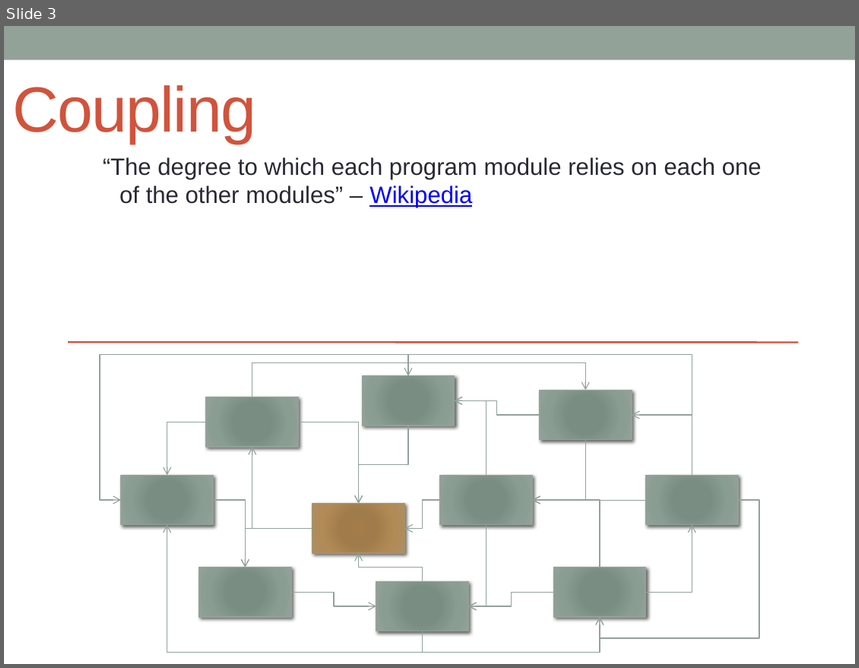
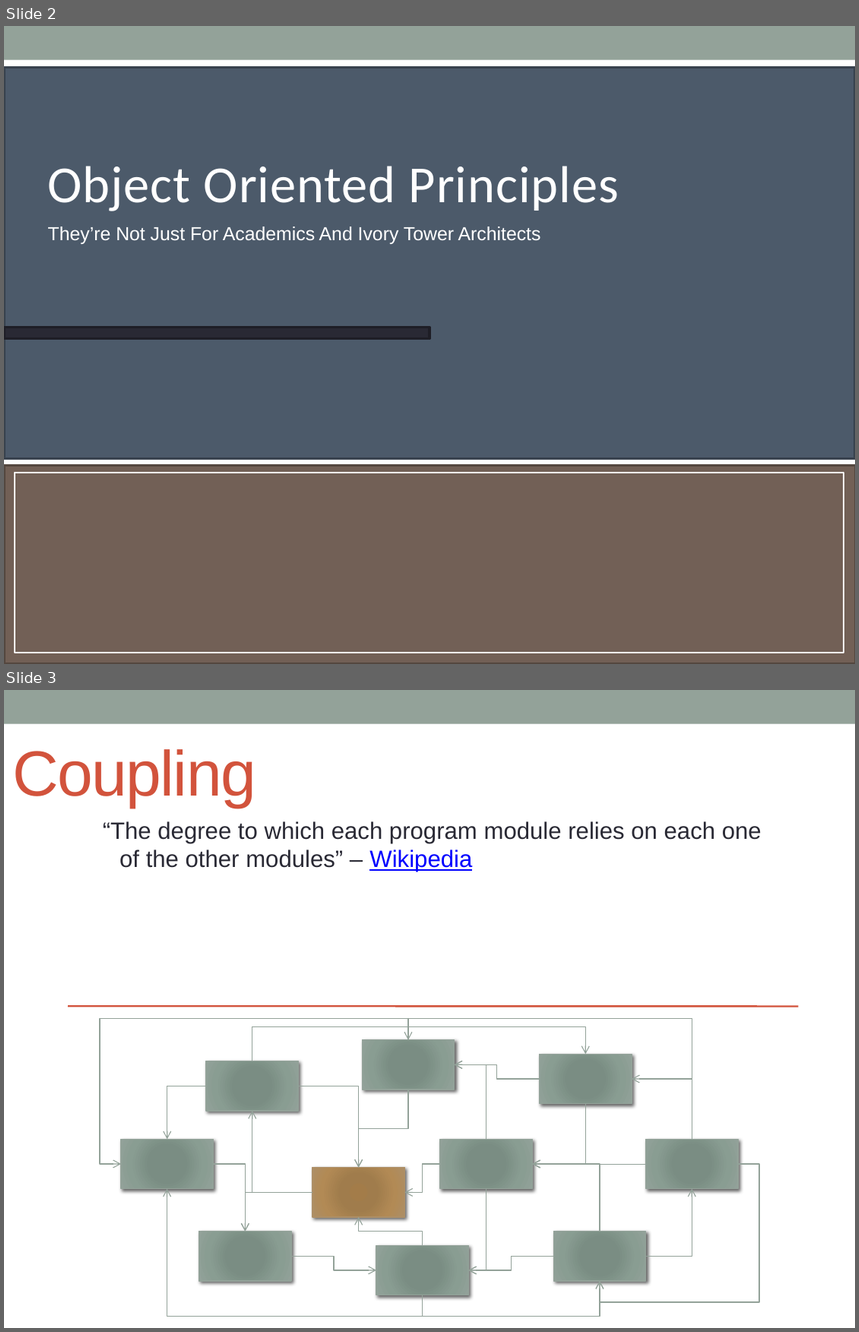
Before and after one commit to mxriverlynn/presentations-and-training, a slide deck: SOLID Principles - Step By Step Code/SOLID Principles Presentation.pptx. Shown one above the other, each under a label of ours: slide 3 before the commit, slides 2 and 3 after it. The pictures are 859x668 and 859x1332 pixels, drawn with LibreOffice and Linux fonts; fonts in the diff are those of the drawing. Boxes give left, top, right and bottom in pixels: in the first picture for what was removed or moved away, otherwise in the second. Text is boxed around its words. In the diff, an @@ line names an element or a change of style, - is before the commit and + after.

```diff
--- a/SOLID Principles - Step By Step Code/SOLID Principles Presentation.pptx
+++ b/SOLID Principles - Step By Step Code/SOLID Principles Presentation.pptx
@@ slide 2 added at [4, 26, 855, 664], background #FFFFFF; not listed: 1 template element that a slide beside it also shows @@
@@ rectangle added at [4, 68, 855, 459], fill #4C5A6A, outline #38434E 2.08 pt @@
@@ text added at [48, 166, 619, 211], 44 pt, text #FFFFFF @@
+Object Oriented Principles
@@ text added at [48, 227, 541, 244], 16 pt, text #FFFFFF @@
+They’re Not Just For Academics And Ivory Tower Architects
@@ rectangle added at [4, 327, 430, 338], fill #292934, outline #1E1E26 2.08 pt @@
@@ rectangle added at [4, 466, 855, 664], fill #726056, outline #544740 2.08 pt @@
@@ rectangle added at [14, 473, 843, 652], outline #FFFFFF 1 pt @@
```
Also in this commit, not shown: 8 slides changed.
